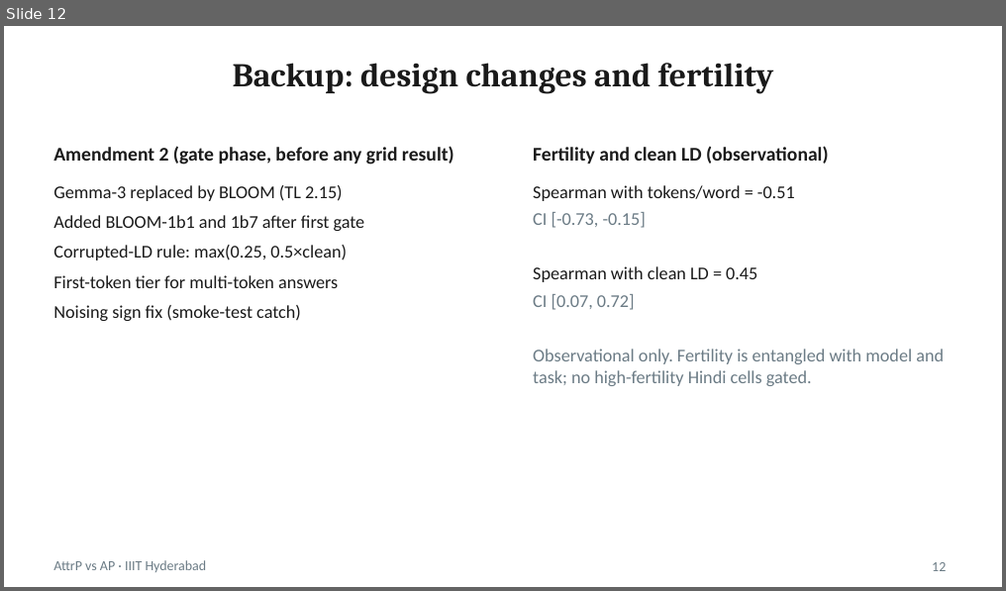
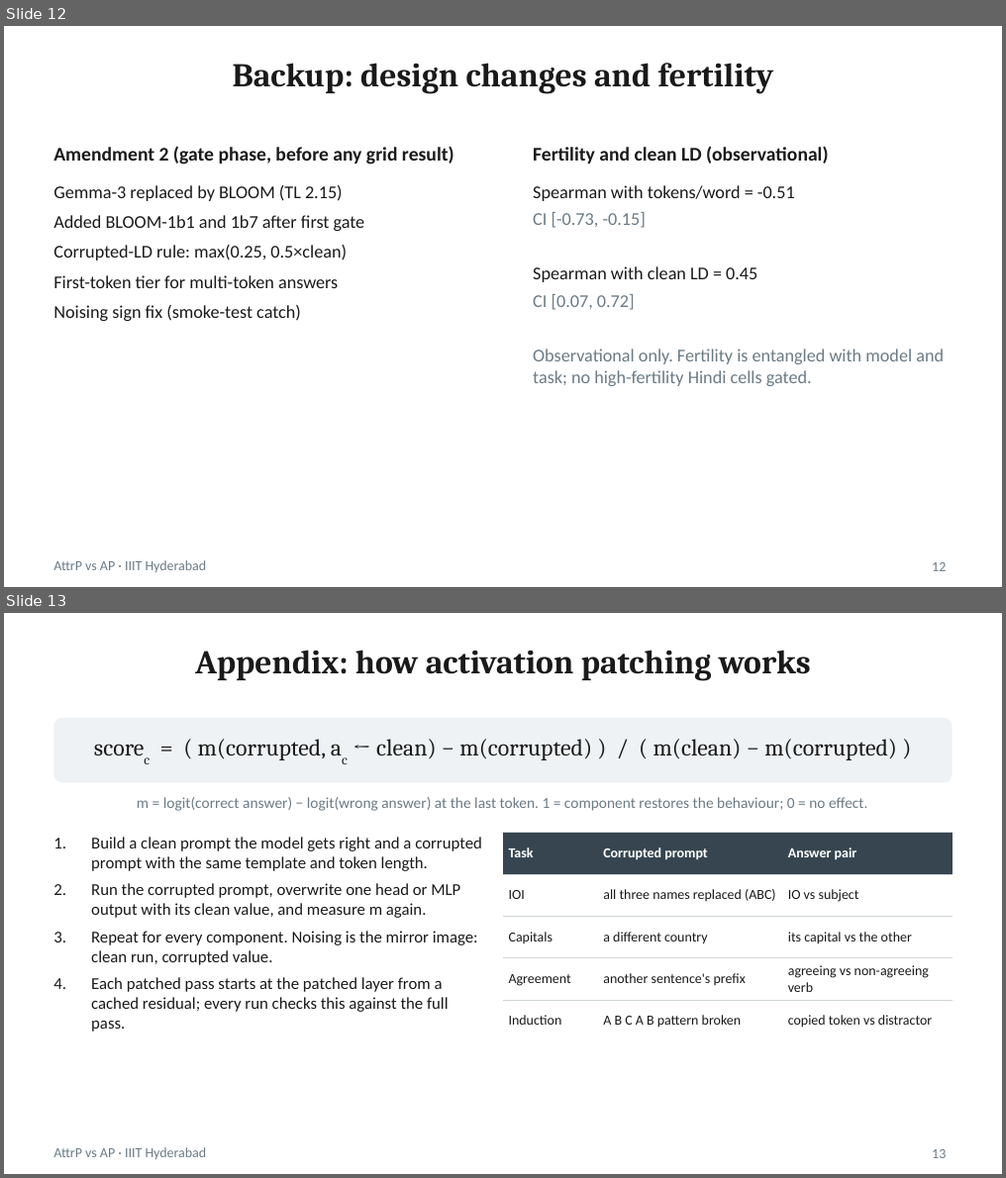
Before and after one commit to hrishirajmitra/attrp-ap-hindi, a slide deck: slides/results/results_deck.pptx. Shown one above the other, each under a label of ours: slide 12 before the commit, slides 12 and 13 after it. The pictures are 1006x591 and 1006x1178 pixels, drawn with LibreOffice and Linux fonts; fonts in the diff are those of the drawing. Boxes give left, top, right and bottom in pixels: in the first picture for what was removed or moved away, otherwise in the second. Text is boxed around its words. In the diff, an @@ line names an element or a change of style, - is before the commit and + after.

```diff
--- a/slides/results/results_deck.pptx
+++ b/slides/results/results_deck.pptx
@@ slide 13 added at (4, 613, 1002, 1174), background #FFFFFF; not listed: 1 template element that a slide beside it also shows @@
@@ title added at (195, 650, 811, 681), 24 pt, text #1A1A1A, bold @@
+Appendix: how activation patching works
@@ rounded rectangle added at (54, 718, 952, 782), fill #EEF2F4 @@
@@ text added at (198, 739, 897, 761), 17 pt, text #1A1A1A @@
+scorec = ( m(corrupted, ac ← clean) − m(corrupted) ) / ( m(clean) − m(corrupted) )
@@ text added at (137, 797, 867, 811), 11 pt, text #6B7B85 @@
+m = logit(correct answer) − logit(wrong answer) at the last token. 1 = component restores the behaviour; 0 = no effect.
@@ text added at (91, 837, 482, 1032), 12 pt, text #1A1A1A @@
+1. Build a clean prompt the model gets right and a corrupted prompt with the same template and token length.
+2. Run the corrupted prompt, overwrite one head or MLP output with its clean value, and measure m again.
+3. Repeat for every component. Noising is the mirror image: clean run, corrupted value.
+4. Each patched pass starts at the patched layer from a cached residual; every run checks this against the full pass.
@@ table added at (503, 833, 952, 1032), 5 rows, 3 columns @@
+Task | Corrupted prompt | Answer pair
+IOI | all three names replaced (ABC) | IO vs subject
+Capitals | a different country | its capital vs the other
+Agreement | another sentence's prefix | agreeing vs non-agreeing verb
+Induction | A B C A B pattern broken | copied token vs distractor
@@ page number added at (932, 1150, 945, 1158), 10 pt, text #6B7B85 @@
+13
```
Also in this commit, not shown: 5 other slides added, 3 other files.
